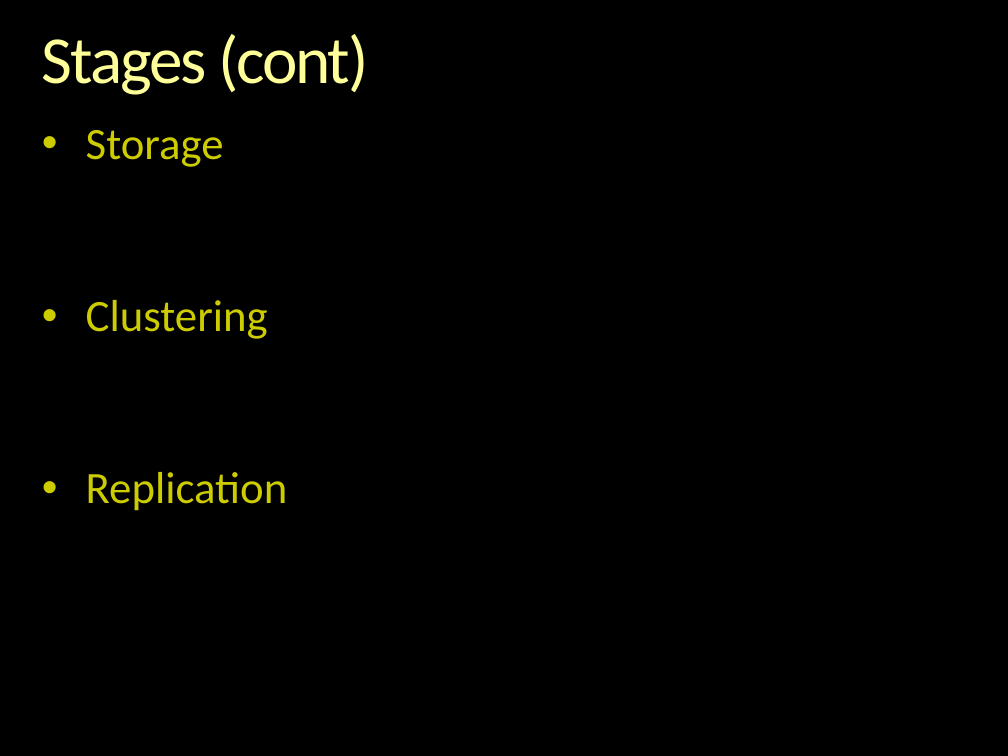
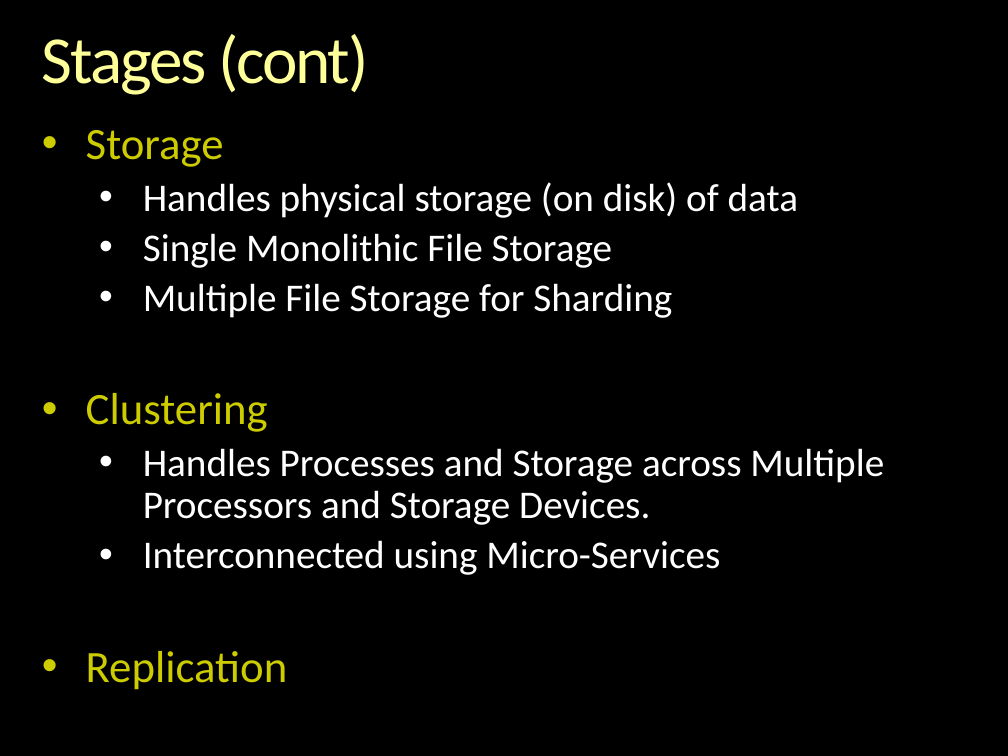
Before and after one commit to andrewferlitsch/epipog-nosql, a slide deck: slide 7 of specs/stages/Data Pipeline.pptx (slide 5 before the commit). Drawn at 1008x756 pixels with LibreOffice and Linux fonts; fonts in the diff are those of the drawing; background and template pictures are left out. Boxes give left, top, right and bottom in pixels: in the first picture for what was removed or moved away, otherwise in the second. Text is boxed around its words. In the diff, an @@ line names an element or a change of style, - is before the commit and + after.

```diff
--- a/specs/stages/Data Pipeline.pptx
+++ b/specs/stages/Data Pipeline.pptx
@@ text at bbox=[143, 182, 798, 318]: paragraphs added @@
+  • Handles physical storage (on disk) of data
+  • Single Monolithic File Storage
+  • Multiple File Storage for Sharding
@@ text at bbox=[143, 448, 884, 575]: paragraphs added @@
+  • Handles Processes and Storage across Multiple Processors and Storage Devices.
+  • Interconnected using Micro-Services
```
Also in this commit, not shown: 1 other slide changed, 2 slides added.
